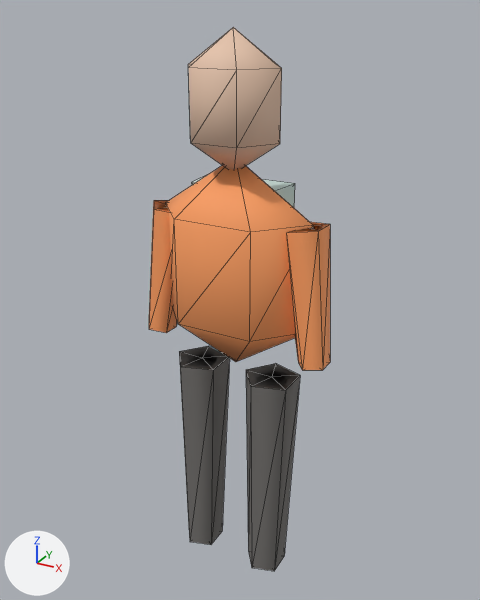
The glTF model art/atlas/characters/atlas-walker-v1/atlas-walker-npc-lod2.glb, before and after one commit.
The view is the same before and after, from a 50 mm camera at (0.925, -1.654, 1.806) aimed at (-0.031, 0.083, 0.937). Lighting does not change. The marker at lower left points along +X, +Y and +Z. The older version comes first. Mesh edges are drawn as thin lines. Vertices at exactly the same position are counted once.

Script lines for the objects in view, before the commit:
```python
me_atlaswalker_low = bpy.data.meshes.new('AtlasWalker_Low')
me_atlaswalker_low.from_pydata(...)  # 100 vertices, 164 faces; spans x -0.33..0.32, y -0.14..0.28, z 0.0..1.76
# faces by material slot: [36, 40, 76, 12]
me_atlaswalker_low.materials.append(mat_skin)  # beige #e6c4ab
me_atlaswalker_low.materials.append(mat_workwear)  # grey #706d6a
me_atlaswalker_low.materials.append(mat_orange)  # orange #ffa062
me_atlaswalker_low.materials.append(mat_seafoam)  # pale green #c5dad4
ob_atlaswalker_mesh = bpy.data.objects.new('AtlasWalker_Mesh', me_atlaswalker_low)
ob_atlaswalker_mesh.location = (0.0, 0.0, 0.0)
```
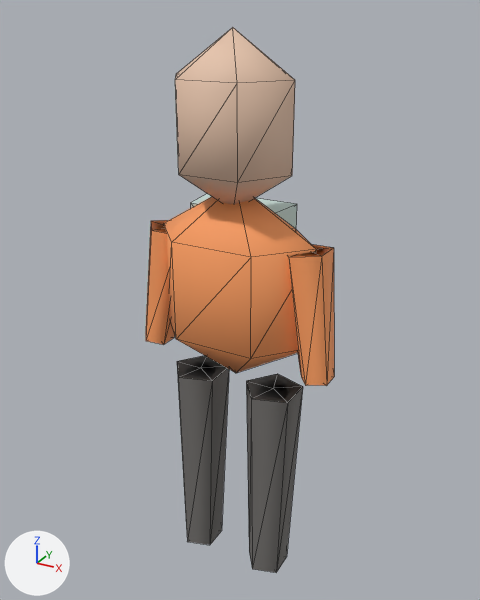
The change, as a list of edits to the scene's bpy script:
```text
Change me_atlaswalker_low:
    used by ob_atlaswalker_mesh; location = (0.0, 0.0, 0.0)
    remove me_atlaswalker_low.from_pydata(...)  # 100 vertices, 164 faces; spans x -0.33..0.32, y -0.14..0.28, z 0.0..1.76
    add me_atlaswalker_low.from_pydata(...)  # 100 vertices, 164 faces; spans x -0.34..0.33, y -0.15..0.29, z 0.0..1.76
    me_atlaswalker_low part 1: the loose piece of 20 vertices spanning x -0.14..0.14, y -0.12..0.1, z 1.37..1.76 is scaled about its middle by 1.28, then moved by (0.0, 0.0, -0.05)
    me_atlaswalker_low part 2: the loose piece of 12 vertices spanning x 0.04..0.2, y -0.09..0.09, z 0.0..0.74 is scaled about the mesh origin by (1.05, 1.05, 0.945)
    me_atlaswalker_low part 3: the loose piece of 12 vertices spanning x -0.22..-0.05, y -0.09..0.09, z 0.0..0.74 is scaled about the mesh origin by (1.05, 1.05, 0.945)
    me_atlaswalker_low part 4: the loose piece of 24 vertices spanning x -0.25..0.25, y -0.14..0.14, z 0.76..1.42 is scaled about the mesh origin by (1.05, 1.05, 0.945)
    me_atlaswalker_low part 5: the loose piece of 12 vertices spanning x 0.15..0.32, y -0.07..0.07, z 0.82..1.25 is scaled about the mesh origin by (1.05, 1.05, 0.945)
    me_atlaswalker_low part 6: the loose piece of 12 vertices spanning x -0.33..-0.16, y -0.07..0.07, z 0.82..1.25 is scaled about the mesh origin by (1.05, 1.05, 0.945)
    me_atlaswalker_low part 7: the loose piece of 8 vertices spanning x -0.25..0.06, y 0.13..0.28, z 0.94..1.29 is scaled about the mesh origin by (1.05, 1.05, 0.945)
```

Where the change shows, as pixel boxes (x1, y1, x2, y2) in the pictures (480 x 600 px; the box of a moved part takes in the faces that stretch with it):
'AtlasWalker_Mesh', reshaped
    before: (149, 27, 330, 571)
    after: (146, 27, 334, 573)
part 1 of me_atlaswalker_low, moved or reshaped
    before: (188, 27, 282, 170)
    after: (175, 27, 295, 205)
part 2 of me_atlaswalker_low, moved or reshaped
    before: (246, 363, 300, 571)
    after: (246, 374, 303, 573)
part 3 of me_atlaswalker_low, moved or reshaped
    before: (179, 346, 230, 545)
    after: (177, 356, 229, 545)
part 4 of me_atlaswalker_low, moved or reshaped
    before: (166, 165, 313, 362)
    after: (164, 197, 316, 373)
part 5 of me_atlaswalker_low, moved or reshaped
    before: (286, 222, 330, 370)
    after: (288, 244, 334, 386)
part 6 of me_atlaswalker_low, moved or reshaped
    before: (149, 200, 177, 333)
    after: (146, 220, 175, 345)
part 7 of me_atlaswalker_low, moved or reshaped
    before: (192, 175, 295, 207)
    after: (191, 194, 297, 229)
